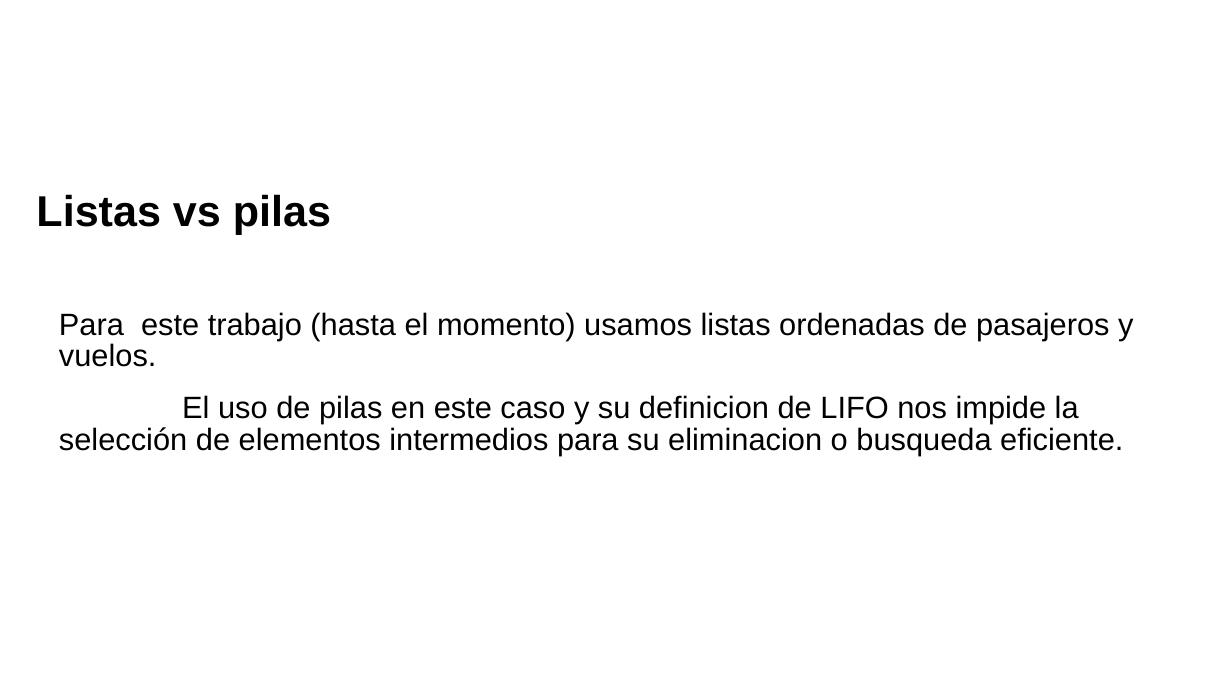
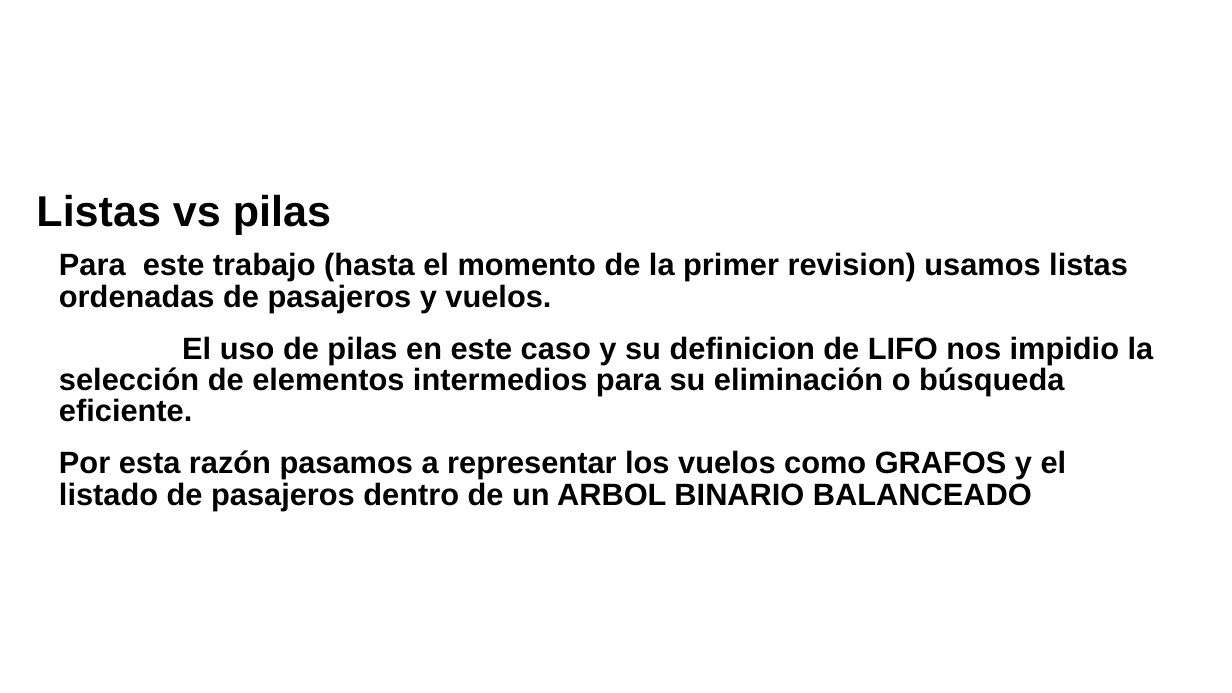
Before and after one commit to MarielaIPS/Final, a slide deck: slide 7 of Sistema de vuelos.pptx (slide 6 before the commit). Drawn at 1232x693 pixels with LibreOffice and Linux fonts; fonts in the diff are those of the drawing; background and template pictures are left out. Boxes give left, top, right and bottom in pixels: in the first picture for what was removed or moved away, otherwise in the second. Text is boxed around its words. In the diff, an @@ line names an element or a change of style, - is before the commit and + after.

```diff
--- a/Sistema de vuelos.pptx
+++ b/Sistema de vuelos.pptx
@@ text at [59,252,1154,510]: text changed; bold on @@
-Para este trabajo (hasta el momento) usamos listas ordenadas de pasajeros y vuelos.
-El uso de pilas en este caso y su definicion de LIFO nos impide la selección de elementos intermedios para su eliminacion o busqueda eficiente.
+Para este trabajo (hasta el momento de la primer revision) usamos listas ordenadas de pasajeros y vuelos.
+El uso de pilas en este caso y su definicion de LIFO nos impidio la selección de elementos intermedios para su eliminación o búsqueda eficiente.
+Por esta razón pasamos a representar los vuelos como GRAFOS y el listado de pasajeros dentro de un ARBOL BINARIO BALANCEADO
```
Also in this commit, not shown: 5 other slides changed, 11 slides added, 1 slide removed, 6 other files.
